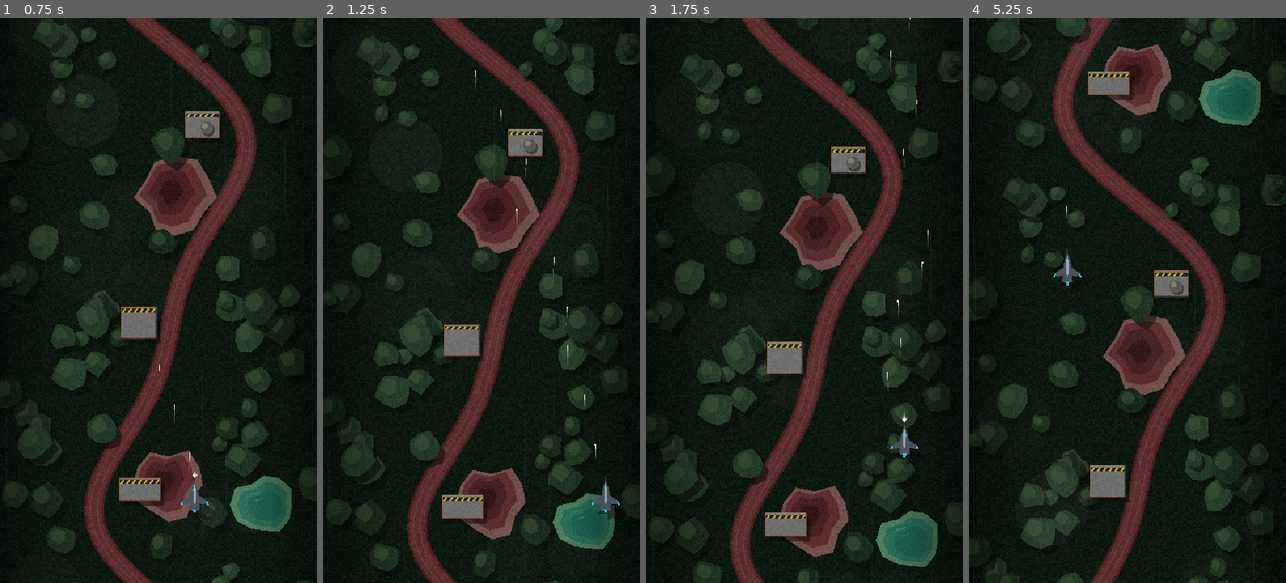
Above: before the commit, frames 1-4 (left to right).
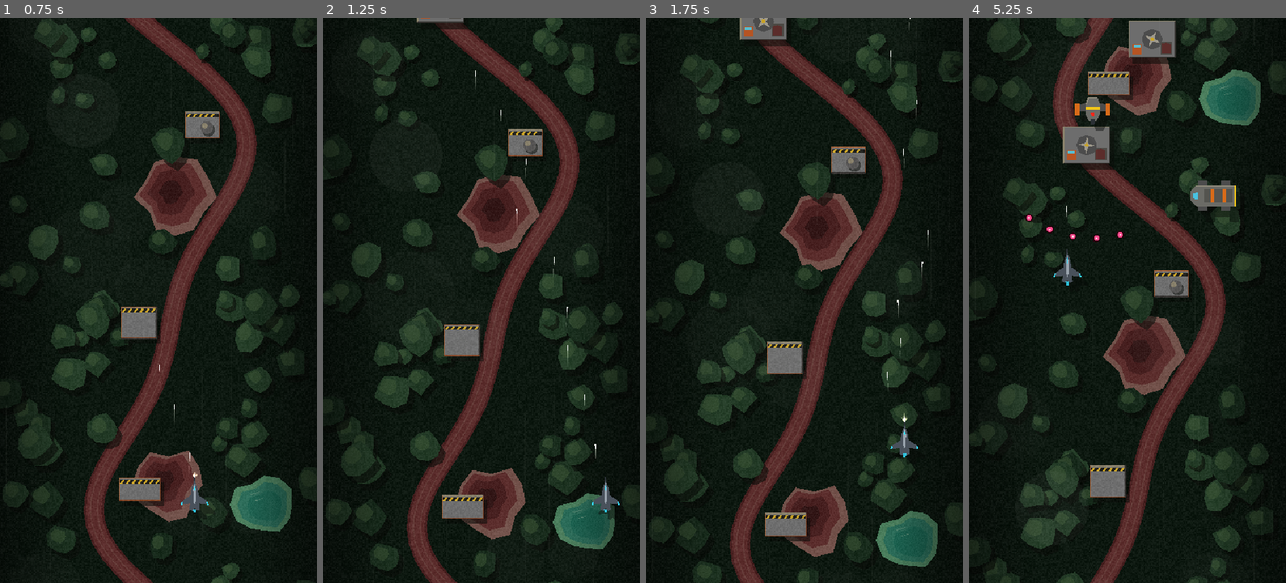
Above: after the commit, the same moments.

Repository: scenebiscuit-cell/asset-zero
Game: Godot game, scene res://tests/test_enemies.tscn
Same seed, same stepped clock (60 frames per second), same inputs: the game is played once before the commit and once after it. This scene is started directly instead of the project's main scene.
Inputs (mouse positions are in pixels of both pictures, inside the frame that each line leads up to):
- Up to frame 1 (0.75 s): tap Enter at 0.5 s; move the mouse to (228, 272) at 0.52 s; hold D (move_right) from 0.53 s (still down); hold Space (fire) from 0.53 s (still down); click (228, 272) at 0.67 s
- Up to frame 2 (1.25 s): keep holding D (move_right); keep holding Space (fire); tap 4 at 0.8 s
- Up to frame 3 (1.75 s): release D (move_right) at 1.25 s; release Space (fire) at 1.25 s; drag from (741, 328) to (918, 436) at 1.27 s
- Up to frame 4 (5.25 s): move the mouse to (1159, 176) at 2.02 s; hold D (move_right) 2.03-2.75 s; tap 5 at 2.1 s; tap 6 at 2.3 s; drag from (1111, 413) to (1032, 215) at 2.77 s; move the mouse to (1222, 385) at 3.52 s; hold A (move_left) 3.53-4.25 s; hold Space (fire) 3.53-4.25 s; tap 4 at 3.8, 5.1 s; drag from (1032, 215) to (1098, 114) at 4.27 s; move the mouse to (1143, 300) at 5.02 s; hold S (move_down) from 5.03 s (still down); click (1143, 300) at 5.17 s

Frame 1 is identical in both runs. In frame 2, 0.2% of the frame differs, in the area x 29-46%, y 0-2%; in frame 3, 0.7%; in frame 4, 3.3%, in the area x 17-86%, y 0-40%.

Commit message:
Step 6 part 2: Mining Platform, Armored Transport with repair drops, HG-7 Gunship
Mining Platform: tanky ground rig, no attack, 8 salvage. Armored Transport:
crosses sideways from either edge, 35% chance to drop a pooled repair pickup
(+25 Armor). HG-7 Gunship: enters, hovers, fires alternating 5/7-round fans at
XF-0, leaves after 6 s. Elite outline follows Visual flips and leans.

Co-Authored-By: Claude Opus 5.5 <noreply@anthropic.com>

Diff:
--- a/autoload/game_state.gd
+++ b/autoload/game_state.gd
@@ -19,6 +19,11 @@
 	print("Salvage: ", salvage) # Temporary until the HUD exists (Step 8).
 
 
+func repair_armor(amount: int) -> void:
+	armor = mini(armor + amount, max_armor)
+	print("Armor: ", armor) # Temporary until the HUD exists (Step 8).
+
+
 ## Returns true when Armor has run out.
 func damage_armor(amount: int) -> bool:
 	armor = maxi(armor - amount, 0)
--- /dev/null
+++ b/data/enemies/armored_transport.tres
@@ -0,0 +1,12 @@
+[gd_resource type="Resource" script_class="EnemyData" load_steps=2 format=3]
+
+[ext_resource type="Script" path="res://resources/enemy_data.gd" id="1_enemy"]
+
+[resource]
+script = ExtResource("1_enemy")
+layer = 0
+max_hp = 160
+speed = 55.0
+salvage = 6
+contact_damage = 30
+repair_drop_chance = 0.35
--- /dev/null
+++ b/data/enemies/hg7_gunship.tres
@@ -0,0 +1,14 @@
+[gd_resource type="Resource" script_class="EnemyData" load_steps=2 format=3]
+
+[ext_resource type="Script" path="res://resources/enemy_data.gd" id="1_enemy"]
+
+[resource]
+script = ExtResource("1_enemy")
+layer = 0
+max_hp = 90
+speed = 160.0
+salvage = 5
+contact_damage = 25
+fire_interval = 1.3
+round_speed = 190.0
+round_damage = 10
--- /dev/null
+++ b/data/enemies/mining_platform.tres
@@ -0,0 +1,11 @@
+[gd_resource type="Resource" script_class="EnemyData" load_steps=2 format=3]
+
+[ext_resource type="Script" path="res://resources/enemy_data.gd" id="1_enemy"]
+
+[resource]
+script = ExtResource("1_enemy")
+layer = 1
+max_hp = 220
+speed = 0.0
+salvage = 8
+contact_damage = 0
--- a/resources/enemy_data.gd
+++ b/resources/enemy_data.gd
@@ -13,6 +13,8 @@
 @export var salvage: int = 1
 ## Armor lost when XF-0 flies into this enemy. Ground units can't be flown into.
 @export var contact_damage: int = 20
+## Chance (0-1) to drop a repair pickup on death.
+@export_range(0.0, 1.0) var repair_drop_chance: float = 0.0
 
 @export_group("Fire")
 @export var fire_interval: float = 1.5
--- /dev/null
+++ b/scenes/enemies/armored_transport/armored_transport.gd
@@ -0,0 +1,27 @@
+class_name ArmoredTransport
+extends Enemy
+## Armored Transport: slow air hauler that crosses the screen sideways. Sometimes drops a repair pickup
+## (chance in its EnemyData). Spawn it just off the left or right edge; it flies toward the far side.
+
+## Slight downward drift while crossing, in px/s.
+@export var drift_down: float = 12.0
+## How far past the far edge it goes before it's removed.
+@export var exit_margin: float = 80.0
+
+var _direction: float = 1.0
+
+
+func _ready() -> void:
+	super()
+	_direction = 1.0 if position.x < get_viewport_rect().size.x * 0.5 else -1.0
+	# Art faces right; flip it when crossing right-to-left.
+	_visual.scale.x = _direction
+	# The shadow copied the outline before the flip.
+	($Shadow as DropShadow).refresh()
+
+
+func _tick(delta: float) -> void:
+	position += Vector2(_direction * data.speed, drift_down) * delta
+	var width: float = get_viewport_rect().size.x
+	if (_direction > 0.0 and position.x > width + exit_margin) or (_direction < 0.0 and position.x < -exit_margin):
+		queue_free() # Got away: no salvage.
--- /dev/null
+++ b/scenes/enemies/armored_transport/armored_transport.tscn
@@ -0,0 +1,70 @@
+[gd_scene load_steps=5 format=3]
+
+[ext_resource type="Script" path="res://scenes/enemies/armored_transport/armored_transport.gd" id="1_transport"]
+[ext_resource type="Resource" path="res://data/enemies/armored_transport.tres" id="2_data"]
+[ext_resource type="Script" path="res://scenes/fx/drop_shadow.gd" id="3_shadow"]
+
+[sub_resource type="RectangleShape2D" id="RectangleShape2D_transport"]
+size = Vector2(76, 34)
+
+[node name="ArmoredTransport" type="Area2D"]
+collision_layer = 4
+collision_mask = 0
+monitoring = false
+script = ExtResource("1_transport")
+data = ExtResource("2_data")
+
+[node name="Hitbox" type="CollisionShape2D" parent="."]
+shape = SubResource("RectangleShape2D_transport")
+
+[node name="Shadow" type="Node2D" parent="."]
+z_index = -8
+script = ExtResource("3_shadow")
+shadow_offset = Vector2(14, 18)
+shape_names = PackedStringArray("Hull", "PodFL", "PodFR", "PodRL", "PodRR")
+
+[node name="Visual" type="Node2D" parent="."]
+
+[node name="PodFL" type="Polygon2D" parent="Visual"]
+color = Color(0.3, 0.3, 0.3, 1)
+polygon = PackedVector2Array(12, -26, 28, -26, 28, -18, 12, -18)
+
+[node name="PodFR" type="Polygon2D" parent="Visual"]
+color = Color(0.3, 0.3, 0.3, 1)
+polygon = PackedVector2Array(12, 18, 28, 18, 28, 26, 12, 26)
+
+[node name="PodRL" type="Polygon2D" parent="Visual"]
+color = Color(0.3, 0.3, 0.3, 1)
+polygon = PackedVector2Array(-28, -26, -12, -26, -12, -18, -28, -18)
+
+[node name="PodRR" type="Polygon2D" parent="Visual"]
+color = Color(0.3, 0.3, 0.3, 1)
+polygon = PackedVector2Array(-28, 18, -12, 18, -12, 26, -28, 26)
+
+[node name="Hull" type="Polygon2D" parent="Visual"]
+color = Color(0.42, 0.42, 0.4, 1)
+polygon = PackedVector2Array(-38, -18, 30, -18, 40, -8, 40, 8, 30, 18, -38, 18)
+
+[node name="HullLight" type="Polygon2D" parent="Visual"]
+color = Color(0.56, 0.54, 0.48, 1)
+polygon = PackedVector2Array(-38, -18, 30, -18, 32, -16, -36, -16, -36, 16, -38, 18)
+
+[node name="Cargo" type="Polygon2D" parent="Visual"]
+color = Color(0.33, 0.33, 0.31, 1)
+polygon = PackedVector2Array(-32, -12, 18, -12, 18, 12, -32, 12)
+
+[node name="StripeA" type="Polygon2D" parent="Visual"]
+color = Color(0.85, 0.42, 0.1, 1)
+polygon = PackedVector2Array(-20, -12, -14, -12, -14, 12, -20, 12)
+
+[node name="StripeB" type="Polygon2D" parent="Visual"]
+color = Color(0.85, 0.42, 0.1, 1)
+polygon = PackedVector2Array(0, -12, 6, -12, 6, 12, 0, 12)
+
+[node name="Cockpit" type="Polygon2D" parent="Visual"]
+color = Color(0.25, 0.85, 1, 0.8)
+polygon = PackedVector2Array(28, -6, 36, -4, 36, 4, 28, 6)
+
+[node name="Hazard" type="Polygon2D" parent="Visual"]
+color = Color(0.95, 0.78, 0.1, 1)
+polygon = PackedVector2Array(-38, -18, -34, -18, -34, 18, -38, 18)
--- a/scenes/enemies/elite_outline.gd
+++ b/scenes/enemies/elite_outline.gd
@@ -16,7 +16,8 @@
 func _draw() -> void:
 	if source == null:
 		return
-	_draw_branch(source, Transform2D.IDENTITY)
+	# Start from Visual's own transform so flips and leans are outlined too.
+	_draw_branch(source, source.transform)
 
 
 func _draw_branch(node: Node, xform: Transform2D) -> void:
--- /dev/null
+++ b/scenes/enemies/hg7_gunship/hg7_gunship.gd
@@ -0,0 +1,68 @@
+class_name HG7Gunship
+extends Enemy
+## HG-7 Gunship: flies in, hovers and fires spread patterns aimed at XF-0, then leaves after ~6 s.
+
+enum Phase { ENTERING, HOVERING, LEAVING }
+
+## Where it stops to hover, as a fraction of screen height (randomised between these).
+@export var hover_y_min: float = 0.16
+@export var hover_y_max: float = 0.3
+@export var hover_time: float = 6.0
+## Starts slowing down this far above its hover point.
+@export var entry_brake_distance: float = 80.0
+@export var bob_amount: float = 6.0
+## Rounds per volley; volleys alternate through this list.
+@export var volley_sizes: PackedInt32Array = PackedInt32Array([5, 7])
+## Total width of each fan, in degrees.
+@export var spread_degrees: float = 50.0
+
+var _phase: Phase = Phase.ENTERING
+var _hover_y: float = 0.0
+var _phase_time: float = 0.0
+var _cooldown: float = 0.6
+var _volley: int = 0
+
+@onready var _muzzle: Node2D = $Visual/Muzzle
+
+
+func _ready() -> void:
+	super()
+	_hover_y = get_viewport_rect().size.y * randf_range(hover_y_min, hover_y_max)
+
+
+func _tick(delta: float) -> void:
+	_phase_time += delta
+	match _phase:
+		Phase.ENTERING:
+			# Eases in: fast at first, settling onto its hover point.
+			var brake: float = clampf((_hover_y - position.y) / entry_brake_distance, 0.0, 1.0)
+			position.y = move_toward(position.y, _hover_y, maxf(data.speed * 1.5 * brake, 50.0) * delta)
+			if absf(position.y - _hover_y) < 1.0:
+				_set_phase(Phase.HOVERING)
+		Phase.HOVERING:
+			position.y = _hover_y + sin(_phase_time * 2.0) * bob_amount
+			_cooldown -= delta
+			if _cooldown <= 0.0:
+				_cooldown = data.fire_interval
+				_fire_volley()
+			if _phase_time >= hover_time:
+				_set_phase(Phase.LEAVING)
+		Phase.LEAVING:
+			position.y -= data.speed * minf(_phase_time * 2.0, 1.0) * delta
+			if position.y < -60.0:
+				queue_free() # Left the fight: no salvage.
+
+
+func _set_phase(phase: Phase) -> void:
+	_phase = phase
+	_phase_time = 0.0
+
+
+func _fire_volley() -> void:
+	var count: int = volley_sizes[_volley % volley_sizes.size()]
+	_volley += 1
+	var aim: Vector2 = direction_to_target()
+	var step: float = deg_to_rad(spread_degrees) / maxf(count - 1, 1)
+	var first: float = -deg_to_rad(spread_degrees) * 0.5
+	for i: int in count:
+		fire(_muzzle.global_position, aim.rotated(first + step * i))
--- /dev/null
+++ b/scenes/enemies/hg7_gunship/hg7_gunship.tscn
@@ -0,0 +1,65 @@
+[gd_scene load_steps=5 format=3]
+
+[ext_resource type="Script" path="res://scenes/enemies/hg7_gunship/hg7_gunship.gd" id="1_gunship"]
+[ext_resource type="Resource" path="res://data/enemies/hg7_gunship.tres" id="2_data"]
+[ext_resource type="Script" path="res://scenes/fx/drop_shadow.gd" id="3_shadow"]
+
+[sub_resource type="RectangleShape2D" id="RectangleShape2D_gunship"]
+size = Vector2(52, 40)
+
+[node name="HG7Gunship" type="Area2D"]
+collision_layer = 4
+collision_mask = 0
+monitoring = false
+script = ExtResource("1_gunship")
+data = ExtResource("2_data")
+
+[node name="Hitbox" type="CollisionShape2D" parent="."]
+shape = SubResource("RectangleShape2D_gunship")
+
+[node name="Shadow" type="Node2D" parent="."]
+z_index = -8
+script = ExtResource("3_shadow")
+shadow_offset = Vector2(12, 16)
+shape_names = PackedStringArray("Hull", "WingL", "WingR")
+
+[node name="Visual" type="Node2D" parent="."]
+
+[node name="WingL" type="Polygon2D" parent="Visual"]
+color = Color(0.3, 0.3, 0.3, 1)
+polygon = PackedVector2Array(-10, -10, -30, -4, -30, 6, -10, 4)
+
+[node name="WingR" type="Polygon2D" parent="Visual"]
+color = Color(0.3, 0.3, 0.3, 1)
+polygon = PackedVector2Array(10, -10, 30, -4, 30, 6, 10, 4)
+
+[node name="PodL" type="Polygon2D" parent="Visual"]
+color = Color(0.85, 0.42, 0.1, 1)
+polygon = PackedVector2Array(-30, -8, -22, -8, -22, 12, -30, 12)
+
+[node name="PodR" type="Polygon2D" parent="Visual"]
+color = Color(0.85, 0.42, 0.1, 1)
+polygon = PackedVector2Array(22, -8, 30, -8, 30, 12, 22, 12)
+
+[node name="Hull" type="Polygon2D" parent="Visual"]
+color = Color(0.42, 0.42, 0.4, 1)
+polygon = PackedVector2Array(-8, -20, 8, -20, 12, -8, 12, 10, 6, 22, -6, 22, -12, 10, -12, -8)
+
+[node name="HullLight" type="Polygon2D" parent="Visual"]
+color = Color(0.56, 0.54, 0.48, 1)
+polygon = PackedVector2Array(-8, -20, 8, -20, 7, -17, -6, -17, -10, -7, -12, -8)
+
+[node name="Stripe" type="Polygon2D" parent="Visual"]
+color = Color(0.95, 0.78, 0.1, 1)
+polygon = PackedVector2Array(-12, -2, 12, -2, 12, 2, -12, 2)
+
+[node name="Chin" type="Polygon2D" parent="Visual"]
+color = Color(0.17, 0.19, 0.21, 1)
+polygon = PackedVector2Array(-4, 18, 4, 18, 3, 28, -3, 28)
+
+[node name="Eye" type="Polygon2D" parent="Visual"]
+color = Color(1, 0.15, 0.1, 1)
+polygon = PackedVector2Array(-3, 8, 3, 8, 2, 13, -2, 13)
+
+[node name="Muzzle" type="Node2D" parent="Visual"]
+position = Vector2(0, 28)
--- /dev/null
+++ b/scenes/enemies/mining_platform/mining_platform.gd
@@ -0,0 +1,11 @@
+class_name MiningPlatform
+extends Enemy
+## Mining Platform: big ground rig with no attack. Tanky, worth a lot of salvage. Its drill keeps spinning.
+
+@export var drill_spin_speed: float = 2.5
+
+@onready var _drill: Node2D = $Visual/Drill
+
+
+func _tick(delta: float) -> void:
+	_drill.rotation += drill_spin_speed * delta
--- /dev/null
+++ b/scenes/enemies/mining_platform/mining_platform.tscn
@@ -0,0 +1,69 @@
+[gd_scene load_steps=4 format=3]
+
+[ext_resource type="Script" path="res://scenes/enemies/mining_platform/mining_platform.gd" id="1_platform"]
+[ext_resource type="Resource" path="res://data/enemies/mining_platform.tres" id="2_data"]
+
+[sub_resource type="RectangleShape2D" id="RectangleShape2D_platform"]
+size = Vector2(76, 60)
+
+[node name="MiningPlatform" type="Area2D"]
+collision_layer = 8
+collision_mask = 0
+monitoring = false
+script = ExtResource("1_platform")
+data = ExtResource("2_data")
+
+[node name="Hitbox" type="CollisionShape2D" parent="."]
+shape = SubResource("RectangleShape2D_platform")
+
+[node name="Visual" type="Node2D" parent="."]
+
+[node name="PadShadow" type="Polygon2D" parent="Visual"]
+color = Color(0.035, 0.047, 0.031, 0.55)
+polygon = PackedVector2Array(-34, -24, 48, -24, 48, 42, -34, 42)
+
+[node name="Deck" type="Polygon2D" parent="Visual"]
+color = Color(0.43, 0.43, 0.43, 1)
+polygon = PackedVector2Array(-40, -32, 40, -32, 40, 32, -40, 32)
+
+[node name="DeckLight" type="Polygon2D" parent="Visual"]
+color = Color(0.54, 0.51, 0.42, 1)
+polygon = PackedVector2Array(-40, -32, 40, -32, 38, -30, -38, -30, -38, 30, -40, 32)
+
+[node name="DeckDark" type="Polygon2D" parent="Visual"]
+color = Color(0.21, 0.2, 0.19, 1)
+polygon = PackedVector2Array(40, -32, 40, 32, -40, 32, -38, 30, 38, 30, 38, -30)
+
+[node name="HazardTop" type="Polygon2D" parent="Visual"]
+color = Color(0.79, 0.64, 0.15, 1)
+polygon = PackedVector2Array(-36, -28, -28, -28, -32, -22, -36, -22, -22, -28, -14, -28, -18, -22, -26, -22, -8, -28, 0, -28, -4, -22, -12, -22, 6, -28, 14, -28, 10, -22, 2, -22, 20, -28, 28, -28, 24, -22, 16, -22, 30, -28, 36, -28, 36, -22, 30, -22)
+
+[node name="Hopper" type="Polygon2D" parent="Visual"]
+color = Color(0.3, 0.29, 0.27, 1)
+polygon = PackedVector2Array(14, 4, 34, 4, 34, 26, 14, 26)
+
+[node name="Ore" type="Polygon2D" parent="Visual"]
+color = Color(0.36, 0.18, 0.17, 1)
+polygon = PackedVector2Array(16, 8, 24, 6, 32, 9, 32, 24, 16, 24)
+
+[node name="Cab" type="Polygon2D" parent="Visual"]
+color = Color(0.71, 0.33, 0.14, 1)
+polygon = PackedVector2Array(-34, 8, -18, 8, -18, 26, -34, 26)
+
+[node name="CabWindow" type="Polygon2D" parent="Visual"]
+color = Color(0.25, 0.85, 1, 0.8)
+polygon = PackedVector2Array(-32, 10, -20, 10, -20, 14, -32, 14)
+
+[node name="DrillHousing" type="Polygon2D" parent="Visual"]
+color = Color(0.3, 0.3, 0.3, 1)
+polygon = PackedVector2Array(0, -18, 12.7, -12.7, 18, 0, 12.7, 12.7, 0, 18, -12.7, 12.7, -18, 0, -12.7, -12.7)
+
+[node name="Drill" type="Node2D" parent="Visual"]
+
+[node name="Blades" type="Polygon2D" parent="Visual/Drill"]
+color = Color(0.62, 0.6, 0.55, 1)
+polygon = PackedVector2Array(0, -15, 3, -3, 15, 0, 3, 3, 0, 15, -3, 3, -15, 0, -3, -3)
+
+[node name="Hub" type="Polygon2D" parent="Visual/Drill"]
+color = Color(0.79, 0.64, 0.15, 1)
+polygon = PackedVector2Array(0, -4, 4, 0, 0, 4, -4, 0)
--- a/scenes/levels/level.gd
+++ b/scenes/levels/level.gd
@@ -20,6 +20,7 @@
 @onready var _enemy_round_pool: RoundPool = $EnemyRoundPool
 @onready var _explosion_pool: ExplosionPool = $FX/ExplosionPool
 @onready var _salvage_pool: SalvagePool = $SalvagePool
+@onready var _repair_pool: ObjectPool = $RepairPool
 @onready var _player: Player = $Player
 @onready var _mission_failed: MissionFailedScreen = $MissionFailed
 
@@ -60,6 +61,10 @@
 func _on_enemy_destroyed(enemy: Enemy) -> void:
 	_explosion_pool.spawn(enemy.global_position)
 	_salvage_pool.spawn_burst(enemy.global_position, enemy.salvage_value())
+	if randf() < enemy.data.repair_drop_chance:
+		var repair: RepairPickup = _repair_pool.acquire() as RepairPickup
+		if repair != null:
+			repair.activate(enemy.global_position, _player)
 
 
 func _on_player_destroyed() -> void:
--- a/scenes/levels/level.tscn
+++ b/scenes/levels/level.tscn
@@ -13,6 +13,8 @@
 [ext_resource type="Script" path="res://scenes/fx/explosion_pool.gd" id="11_explosion_pool"]
 [ext_resource type="PackedScene" path="res://scenes/weapons/enemy_round.tscn" id="12_enemy_round"]
 [ext_resource type="PackedScene" path="res://scenes/ui/mission_failed.tscn" id="13_mission_failed"]
+[ext_resource type="Script" path="res://scenes/weapons/object_pool.gd" id="14_object_pool"]
+[ext_resource type="PackedScene" path="res://scenes/pickups/repair_pickup.tscn" id="15_repair"]
 
 [sub_resource type="ShaderMaterial" id="ShaderMaterial_grain"]
 shader = ExtResource("10_grain")
@@ -47,6 +49,11 @@
 scene = ExtResource("6_salvage")
 pool_size = 48
 
+[node name="RepairPool" type="Node2D" parent="."]
+script = ExtResource("14_object_pool")
+scene = ExtResource("15_repair")
+pool_size = 4
+
 [node name="PlayerRoundPool" type="Node2D" parent="."]
 script = ExtResource("7_round_pool")
 scene = ExtResource("8_round")
--- /dev/null
+++ b/scenes/pickups/repair_pickup.gd
@@ -0,0 +1,41 @@
+class_name RepairPickup
+extends PooledObject
+## Pooled repair kit. Drifts with the ground, gets pulled in when XF-0 is close, restores Armor.
+
+@export var repair_amount: int = 25
+@export var collect_radius: float = 22.0
+@export var magnet_radius: float = 60.0
+@export var pull_speed: float = 400.0
+## Matches the ground scroll so it looks like it's lying on the terrain.
+@export var drift_speed: float = 60.0
+@export var pulse_speed: float = 5.0
+
+var _target: Node2D
+var _age: float = 0.0
+
+@onready var _visual: Node2D = $Visual
+
+
+func activate(at: Vector2, target: Node2D) -> void:
+	global_position = at
+	_target = target
+	_age = 0.0
+	_start()
+
+
+func _physics_process(delta: float) -> void:
+	_age += delta
+	_visual.scale = Vector2.ONE * (1.0 + 0.12 * sin(_age * pulse_speed))
+	var velocity: Vector2 = Vector2(0.0, drift_speed)
+	if is_instance_valid(_target) and _target.visible:
+		var to_target: Vector2 = _target.global_position - global_position
+		var distance: float = to_target.length()
+		if distance < collect_radius:
+			GameState.repair_armor(repair_amount)
+			deactivate()
+			return
+		if distance < magnet_radius:
+			velocity = to_target / distance * pull_speed
+	position += velocity * delta
+	if global_position.y > get_viewport_rect().size.y + 30.0:
+		deactivate()
--- /dev/null
+++ b/scenes/pickups/repair_pickup.tscn
@@ -0,0 +1,32 @@
+[gd_scene load_steps=3 format=3]
+
+[ext_resource type="Script" path="res://scenes/pickups/repair_pickup.gd" id="1_repair"]
+
+[sub_resource type="CanvasItemMaterial" id="CanvasItemMaterial_add"]
+blend_mode = 1
+
+[node name="RepairPickup" type="Area2D"]
+collision_layer = 32
+collision_mask = 0
+monitoring = false
+monitorable = false
+script = ExtResource("1_repair")
+
+[node name="Visual" type="Node2D" parent="."]
+
+[node name="Glow" type="Polygon2D" parent="Visual"]
+material = SubResource("CanvasItemMaterial_add")
+color = Color(0.75, 0.68, 1, 0.35)
+polygon = PackedVector2Array(0, -16, 11.3, -11.3, 16, 0, 11.3, 11.3, 0, 16, -11.3, 11.3, -16, 0, -11.3, -11.3)
+
+[node name="Ring" type="Polygon2D" parent="Visual"]
+color = Color(0.93, 0.9, 1, 1)
+polygon = PackedVector2Array(0, -11, 7.8, -7.8, 11, 0, 7.8, 7.8, 0, 11, -7.8, 7.8, -11, 0, -7.8, -7.8)
+
+[node name="Inner" type="Polygon2D" parent="Visual"]
+color = Color(0.2, 0.16, 0.32, 1)
+polygon = PackedVector2Array(0, -8.5, 6, -6, 8.5, 0, 6, 6, 0, 8.5, -6, 6, -8.5, 0, -6, -6)
+
+[node name="Cross" type="Polygon2D" parent="Visual"]
+color = Color(1, 0.85, 0.2, 1)
+polygon = PackedVector2Array(-1.8, -6, 1.8, -6, 1.8, -1.8, 6, -1.8, 6, 1.8, 1.8, 1.8, 1.8, 6, -1.8, 6, -1.8, 1.8, -6, 1.8, -6, -1.8, -1.8, -1.8)
--- a/tests/test_enemies.gd
+++ b/tests/test_enemies.gd
@@ -6,13 +6,18 @@
 	KEY_1: "res://scenes/enemies/recon_drone/recon_drone.tscn",
 	KEY_2: "res://scenes/enemies/interceptor_drone/interceptor_drone.tscn",
 	KEY_3: "res://scenes/enemies/aa_emplacement/aa_emplacement.tscn",
+	KEY_4: "res://scenes/enemies/mining_platform/mining_platform.tscn",
+	KEY_5: "res://scenes/enemies/armored_transport/armored_transport.tscn",
+	KEY_6: "res://scenes/enemies/hg7_gunship/hg7_gunship.tscn",
 }
+## The transport enters from a side edge, not the top.
+const SIDE_ENTRY: Array[int] = [KEY_5]
 
 @onready var _level: Level = $Level
 
 
 func _ready() -> void:
-	print("Enemy test: 1 RD-2 Recon  2 ID-4 Interceptor  3 AA Emplacement  (hold Shift for elite)")
+	print("Enemy test: 1 RD-2  2 ID-4  3 AA Emplacement  4 Mining Platform  5 Armored Transport  6 HG-7 Gunship  (hold Shift for elite)")
 
 
 func _unhandled_key_input(event: InputEvent) -> void:
@@ -23,6 +28,9 @@
 	if not SPAWNS.has(key.physical_keycode):
 		return
 	var scene: PackedScene = load(SPAWNS[key.physical_keycode])
-	var at: Vector2 = Vector2(randf_range(80.0, get_viewport_rect().size.x - 80.0), -50.0)
+	var size: Vector2 = get_viewport_rect().size
+	var at: Vector2 = Vector2(randf_range(80.0, size.x - 80.0), -50.0)
+	if SIDE_ENTRY.has(key.physical_keycode):
+		at = Vector2(-50.0 if randf() < 0.5 else size.x + 50.0, randf_range(120.0, 320.0))
 	var enemy: Enemy = _level.spawn_enemy(scene, at, key.shift_pressed)
 	print("Spawned ", enemy.name, " elite=", enemy.elite, " hp=", enemy.hp, " salvage=", enemy.salvage_value())
Not shown, added: scenes/enemies/armored_transport/armored_transport.gd.uid
Not shown, added: scenes/enemies/hg7_gunship/hg7_gunship.gd.uid
Not shown, added: scenes/enemies/mining_platform/mining_platform.gd.uid
Not shown: 1 places in scenes/levels/level.tscn that only renumber resources
Not shown, added: scenes/pickups/repair_pickup.gd.uid
